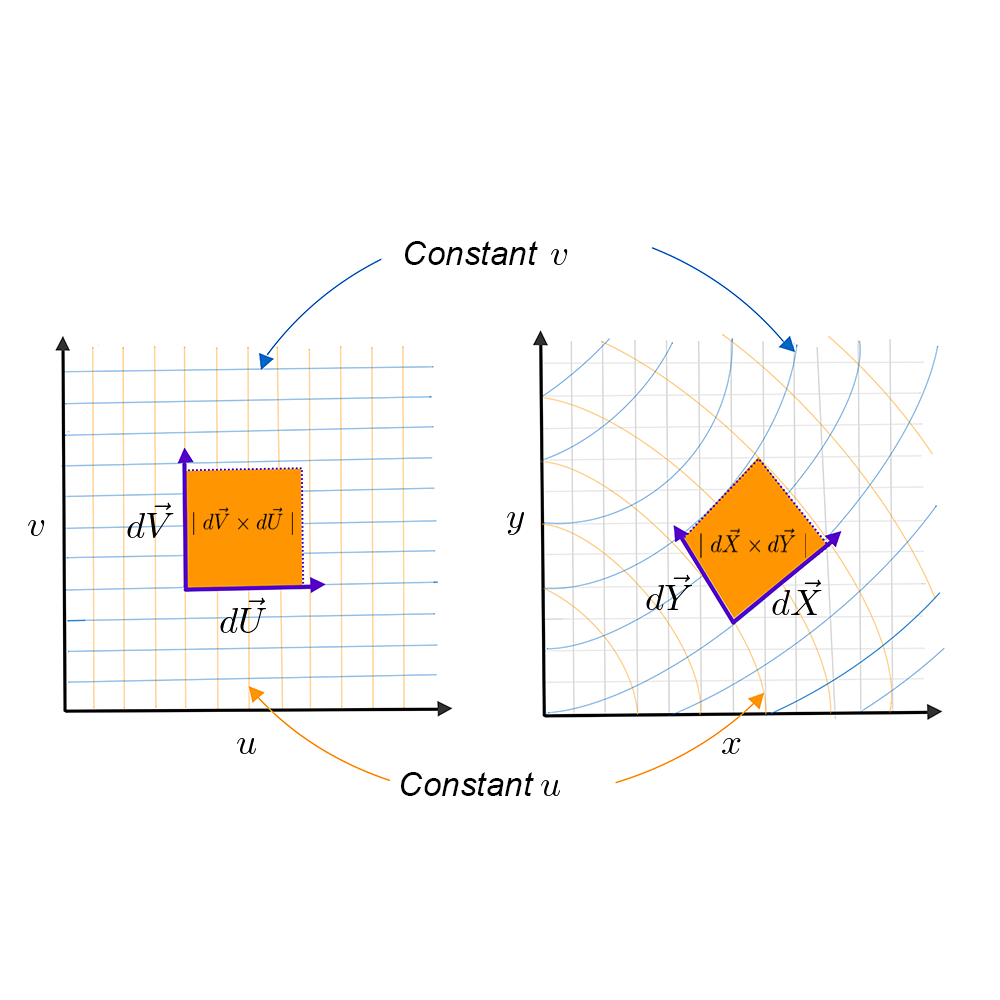
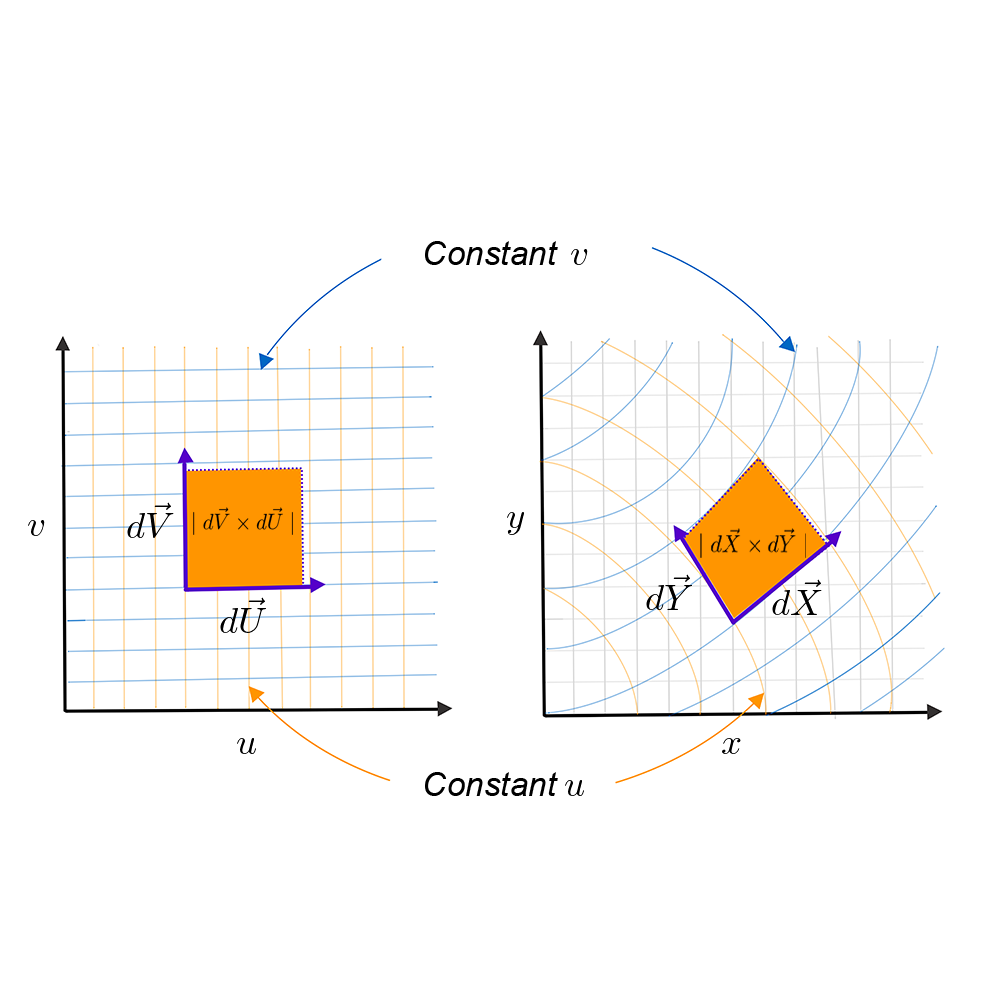
The second 1000 × 1000 image is a revision of the first. Changes to its layers:
painted on "Layer 2" over [425, 772, 584, 796]
removed layer "Constant" (1st of 2) over [401, 772, 534, 796]
painted on "Constant" over [405, 241, 588, 265]
removed layer "Layer 1" over [551, 249, 568, 265]
